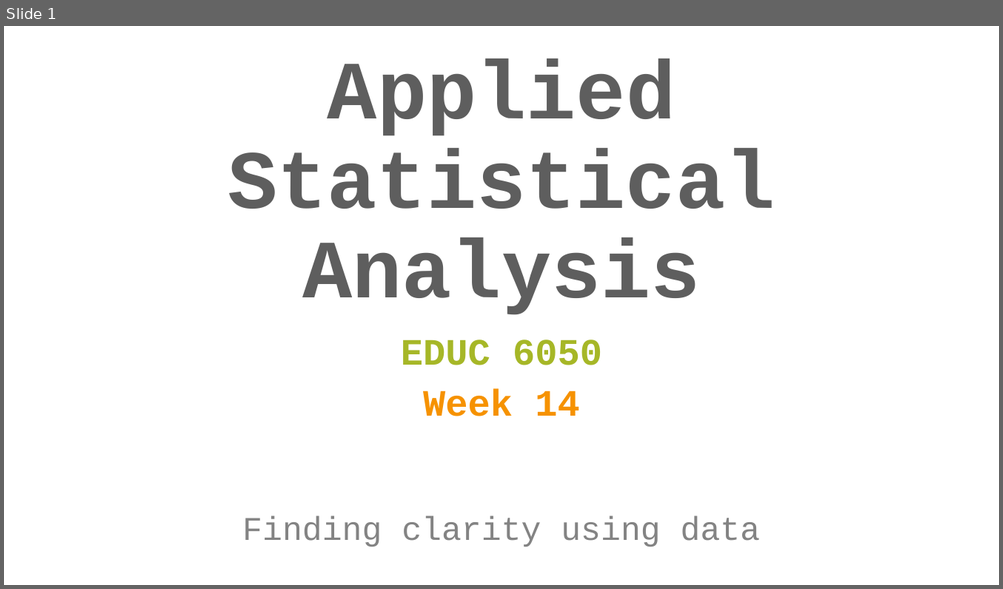
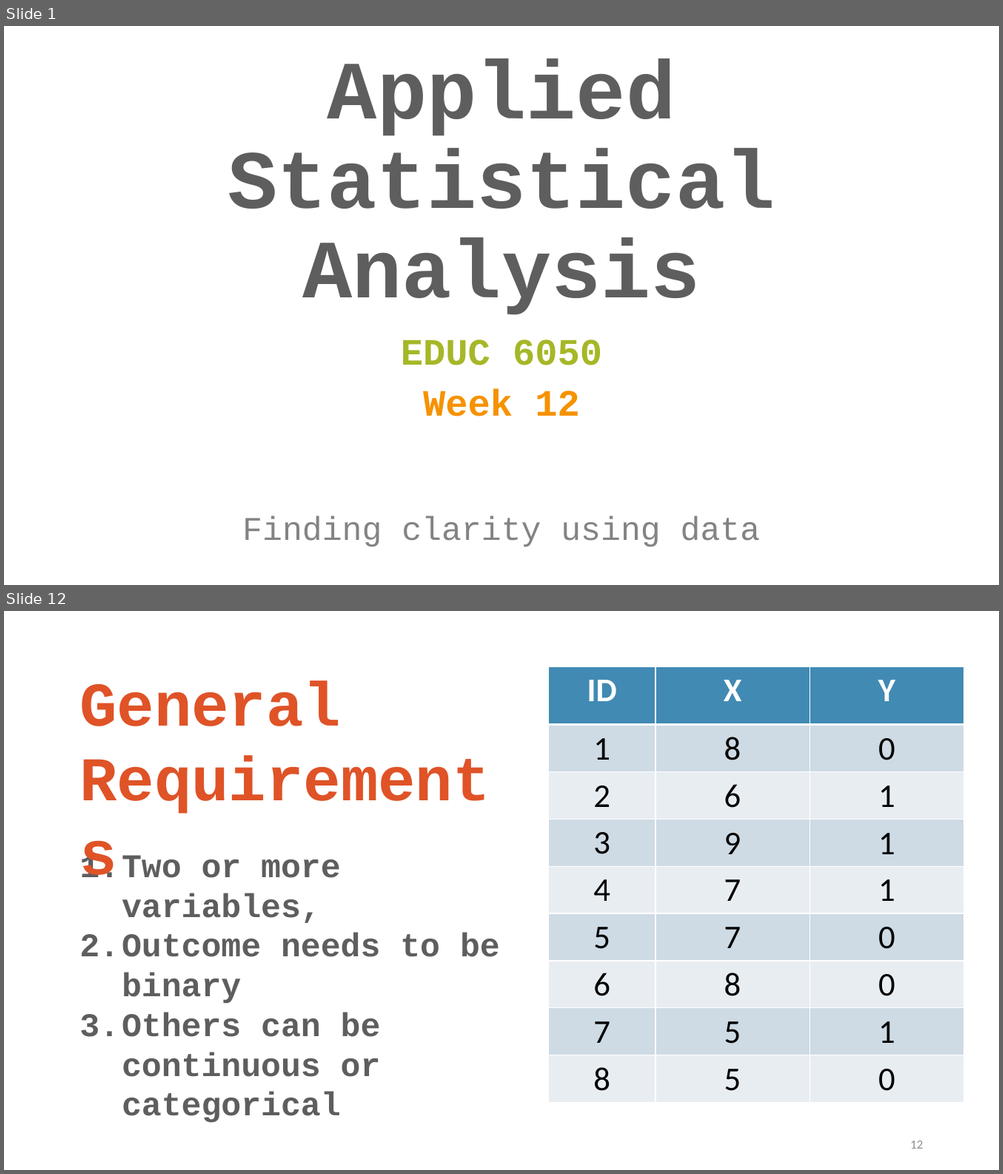
Before and after one commit to TysonStanley/EDU-6050, a slide deck: Slides/12_EDUC_6050_2018.pptx. Shown one above the other, each under a label of ours: slide 1 before the commit, slides 1 and 12 after it; the slides between them are not shown. The pictures are 1003x589 and 1003x1174 pixels, drawn with LibreOffice and Linux fonts; fonts in the diff are those of the drawing. Boxes give left, top, right and bottom in pixels: in the first picture for what was removed or moved away, otherwise in the second. Text is boxed around its words. In the diff, an @@ line names an element or a change of style, - is before the commit and + after.

```diff
--- a/Slides/12_EDUC_6050_2018.pptx
+++ b/Slides/12_EDUC_6050_2018.pptx
@@ slide 12 added at (4,611,999,1170), background #FFFFFF @@
@@ table added at (549,667,965,1102), 9 rows, 3 columns @@
+ID | X | Y
+1 | 8 | 0
+2 | 6 | 1
+3 | 9 | 1
+4 | 7 | 1
+5 | 7 | 0
+6 | 8 | 0
+7 | 5 | 1
+8 | 5 | 0
@@ text added at (79,681,341,726), 60 pt, text #DF5327, bold @@
+General
+Requirements
@@ text added at (79,854,500,1123), 32 pt, text #5E5E5E, bold @@
+1. Two or more variables,
+2. Outcome needs to be binary
+3. Others can be continuous or categorical
@@ page number added at (910,1141,922,1149), 12 pt, text #8C8C8C @@
+12
@@ slide 1 changed as well @@
@@ subtitle at (423,389,579,417): text changed @@
-Week 14
+Week 12
```
Also in this commit, not shown: 48 other slides added, 8 slides removed, 6 other files.
